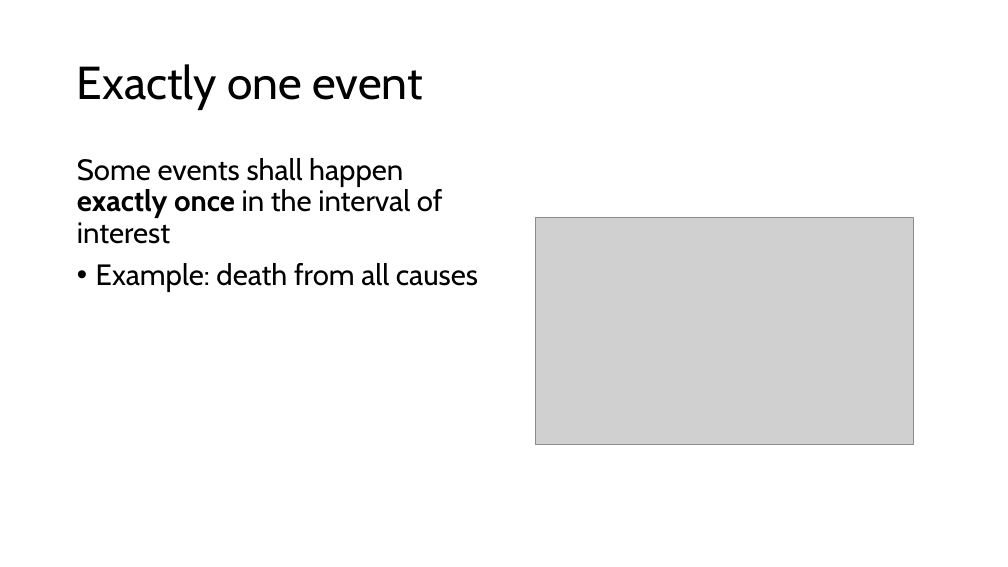
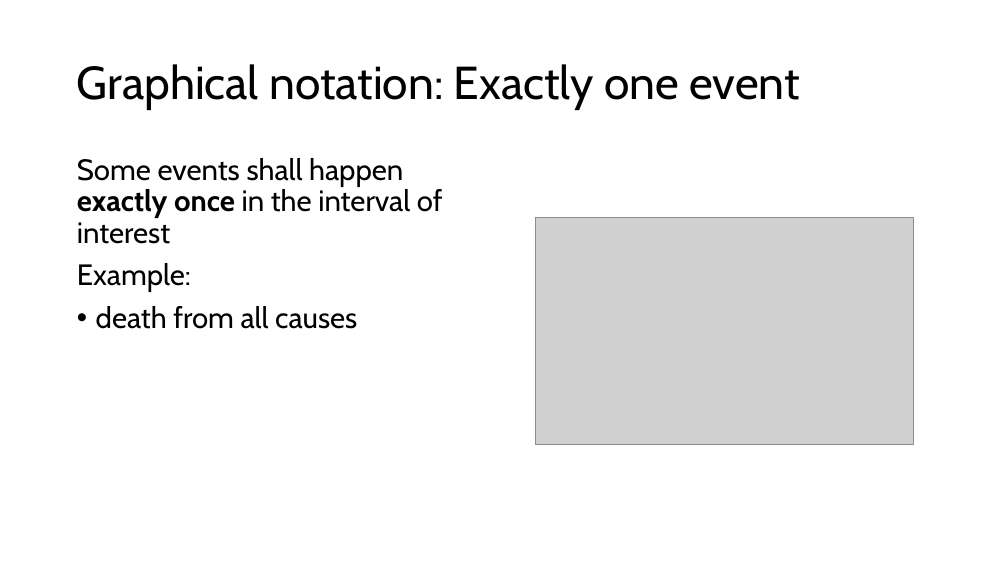
Before and after one commit to ttrikalin/des-R-course, a slide deck: slide 6 of materials/01_DES.pptx (slide 4 before the commit). Drawn at 1008x567 pixels with LibreOffice and Linux fonts; fonts in the diff are those of the drawing; grey boxes stand for pictures. Boxes give left, top, right and bottom in pixels: in the first picture for what was removed or moved away, otherwise in the second. Text is boxed around its words. In the diff, an @@ line names an element or a change of style, - is before the commit and + after.

```diff
--- a/materials/01_DES.pptx
+++ b/materials/01_DES.pptx
@@ title at [77,64,800,110]: text changed @@
-Exactly one event
+Graphical notation: Exactly one event
@@ text at [77,263,357,329]: text changed @@
-• Example: death from all causes
+Example:
+• death from all causes
```
Also in this commit, not shown: 6 other slides changed, 11 slides added, 7 other files.
